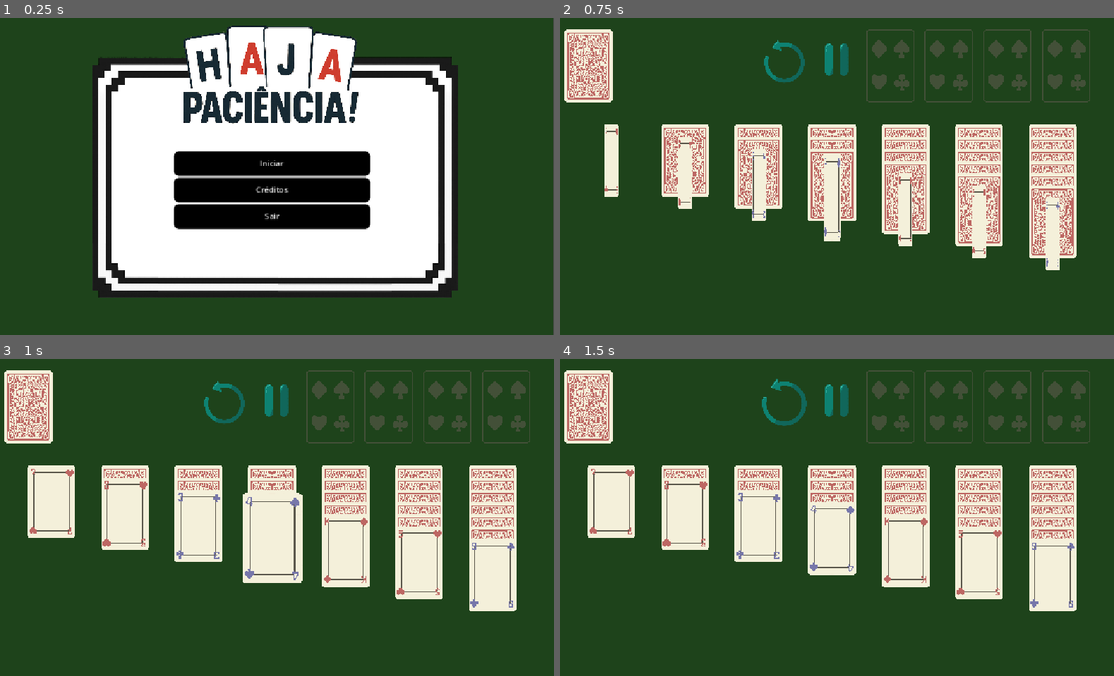
Above: before the commit, frames 1-4 (two rows, left to right).
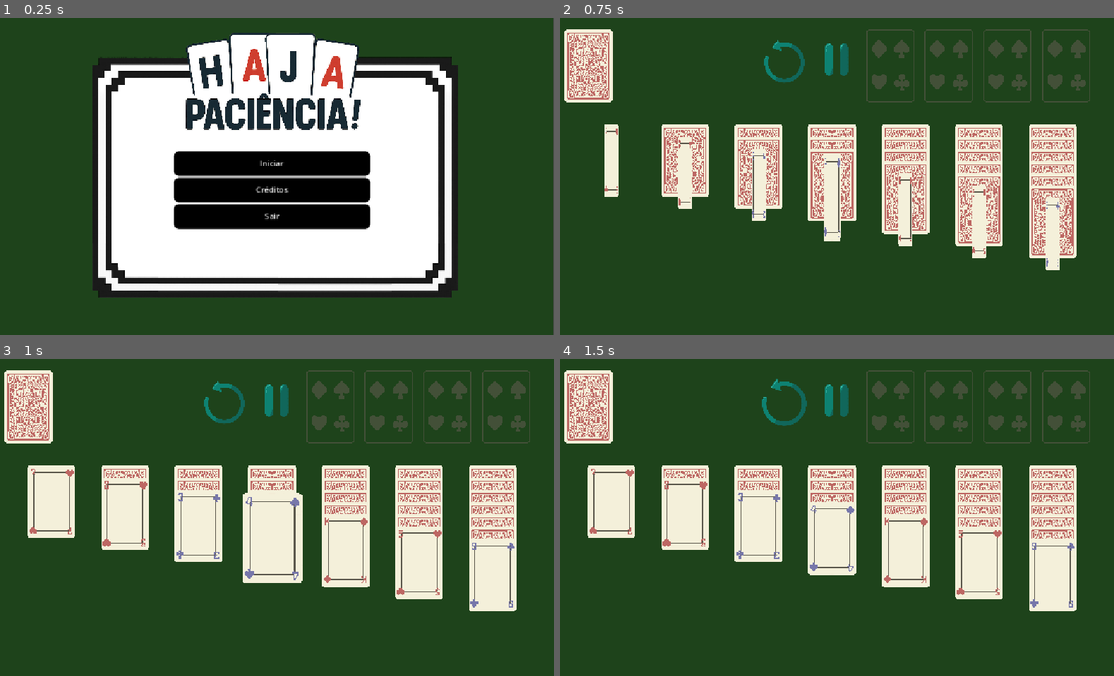
Above: after the commit, the same moments.

Repository: biarog/Paciencia-Maritacas
Game: Godot game, scene res://cenas/menu_inicial.tscn
Two runs of this game, one before a commit and one after it. Both use one fixed random seed, a clock stepped at 60 frames per second and the inputs below. Video files are missing from this copy of the repository; at most half a second of black plays in their place.
Inputs (mouse positions are in pixels of both pictures, inside the frame that each line leads up to):
- Up to frame 1 (0.25 s): no input
- Up to frame 2 (0.75 s): click "Iniciar" at 0.5 s
- Up to frame 3 (1 s): no input
- Up to frame 4 (1.5 s): click (787, 403) at 1.25 s

The runs differ from the first frame. In frame 1, 4.5% of the frame differs, in the area x 33-66%, y 2-36%; in frame 2, nothing differs; in frame 3, nothing differs; in frame 4, nothing differs.

Commit message:
animação HAJA PACIENCIA added

Diff:
--- /dev/null
+++ b/cenas/animation_player.gd
@@ -0,0 +1,4 @@
+extends AnimationPlayer
+func _ready() -> void:
+	await get_tree().create_timer(2.0).timeout
+	play("pulsar")
--- a/cenas/menu_inicial.tscn
+++ b/cenas/menu_inicial.tscn
@@ -1,10 +1,11 @@
-[gd_scene load_steps=14 format=3 uid="uid://d2qgnk8achqm0"]
+[gd_scene load_steps=19 format=3 uid="uid://d2qgnk8achqm0"]
 
 [ext_resource type="Script" uid="uid://dme8jcax44aft" path="res://scripts/menu_inicial.gd" id="1_fe3ib"]
 [ext_resource type="StyleBox" uid="uid://copamx0wdawpr" path="res://estilos de botões/botao_cinza.tres" id="3_dyoa6"]
 [ext_resource type="StyleBox" uid="uid://dhyfgqmmu8wvq" path="res://estilos de botões/botao_preto.tres" id="3_mqa1b"]
 [ext_resource type="Texture2D" uid="uid://ccwsqxpiwa7qb" path="res://Assets/imagens/haja_paciencia_titulo_fundo_branco.png" id="3_qqmr5"]
 [ext_resource type="Texture2D" uid="uid://bdr6ay564h0ap" path="res://Assets/imagens/moldura_tela_inicial_sem_simbolos.png" id="6_02fs0"]
+[ext_resource type="Script" uid="uid://dkfr3cmbxj2s5" path="res://cenas/animation_player.gd" id="6_yhi41"]
 [ext_resource type="Texture2D" uid="uid://dnik77i516txi" path="res://Assets/imagens/simbolo_gamedev2.png" id="7_23omm"]
 [ext_resource type="Texture2D" uid="uid://3ykn2ctskv7d" path="res://Assets/imagens/simbolo_gamedev2_acinzentado.png" id="8_8mewt"]
 [ext_resource type="StyleBox" uid="uid://c2aj2svr7d1w" path="res://Assets/Styles/style_box_empty.tres" id="9_8mewt"]
@@ -14,6 +15,74 @@
 [ext_resource type="Texture2D" uid="uid://bpxoqmmvuomva" path="res://Assets/imagens/github_elegante_acinzentado.png" id="10_t3ad3"]
 
 [sub_resource type="Theme" id="Theme_atqwx"]
+
+[sub_resource type="StyleBoxFlat" id="StyleBoxFlat_t3ad3"]
+bg_color = Color(0.545098, 0, 0, 1)
+corner_radius_top_left = 10
+corner_radius_top_right = 10
+corner_radius_bottom_right = 10
+corner_radius_bottom_left = 10
+
+[sub_resource type="Animation" id="Animation_yhi41"]
+length = 0.001
+tracks/0/type = "value"
+tracks/0/imported = false
+tracks/0/enabled = true
+tracks/0/path = NodePath(".:position")
+tracks/0/interp = 1
+tracks/0/loop_wrap = true
+tracks/0/keys = {
+"times": PackedFloat32Array(0),
+"transitions": PackedFloat32Array(1),
+"update": 0,
+"values": [Vector2(388, 26)]
+}
+tracks/1/type = "value"
+tracks/1/imported = false
+tracks/1/enabled = true
+tracks/1/path = NodePath("../MarginContainer/VBoxContainer/Iniciar:theme_override_styles/normal")
+tracks/1/interp = 1
+tracks/1/loop_wrap = true
+tracks/1/keys = {
+"times": PackedFloat32Array(1.1),
+"transitions": PackedFloat32Array(1),
+"update": 1,
+"values": [SubResource("StyleBoxFlat_t3ad3")]
+}
+
+[sub_resource type="Animation" id="Animation_t3ad3"]
+resource_name = "pulsar"
+loop_mode = 1
+tracks/0/type = "value"
+tracks/0/imported = false
+tracks/0/enabled = true
+tracks/0/path = NodePath(".:position")
+tracks/0/interp = 1
+tracks/0/loop_wrap = true
+tracks/0/keys = {
+"times": PackedFloat32Array(0, 0.3, 0.4, 0.666667, 0.9, 1.3),
+"transitions": PackedFloat32Array(1, 1, 1, 1, 1, 1),
+"update": 0,
+"values": [Vector2(388, 26), Vector2(388, 69), Vector2(388, 53), Vector2(388, 69), Vector2(388, 23), Vector2(388, 26)]
+}
+tracks/1/type = "value"
+tracks/1/imported = false
+tracks/1/enabled = true
+tracks/1/path = NodePath("../MarginContainer/VBoxContainer/Iniciar:theme_override_styles/normal")
+tracks/1/interp = 1
+tracks/1/loop_wrap = true
+tracks/1/keys = {
+"times": PackedFloat32Array(0, 0.3, 0.4, 0.666667, 0.766667),
+"transitions": PackedFloat32Array(1, 1, 1, 1, 1),
+"update": 1,
+"values": [ExtResource("3_mqa1b"), SubResource("StyleBoxFlat_t3ad3"), ExtResource("3_mqa1b"), SubResource("StyleBoxFlat_t3ad3"), ExtResource("3_mqa1b")]
+}
+
+[sub_resource type="AnimationLibrary" id="AnimationLibrary_lnb41"]
+_data = {
+&"RESET": SubResource("Animation_yhi41"),
+&"pulsar": SubResource("Animation_t3ad3")
+}
 
 [node name="MenuInicial" type="Node2D"]
 script = ExtResource("1_fe3ib")
@@ -97,13 +166,20 @@
 anchors_preset = 5
 anchor_left = 0.5
 anchor_right = 0.5
-offset_left = 383.0
-offset_top = 12.0
-offset_right = 1327.0
-offset_bottom = 546.0
+offset_left = 388.0
+offset_top = 26.0
+offset_right = 1332.0
+offset_bottom = 560.0
 grow_horizontal = 2
 scale = Vector2(0.4, 0.4)
 texture = ExtResource("3_qqmr5")
+
+[node name="AnimationPlayer" type="AnimationPlayer" parent="TextureRect"]
+libraries = {
+&"": SubResource("AnimationLibrary_lnb41")
+}
+speed_scale = 0.5
+script = ExtResource("6_yhi41")
 
 [node name="Node2D" type="Node2D" parent="."]
 visible = false
--- a/scripts/menu_inicial.gd
+++ b/scripts/menu_inicial.gd
@@ -1,4 +1,5 @@
 extends Node2D
+
 
 func _on_sair_pressed() -> void:
 	get_tree().quit()
Not shown, added: cenas/animation_player.gd.uid
